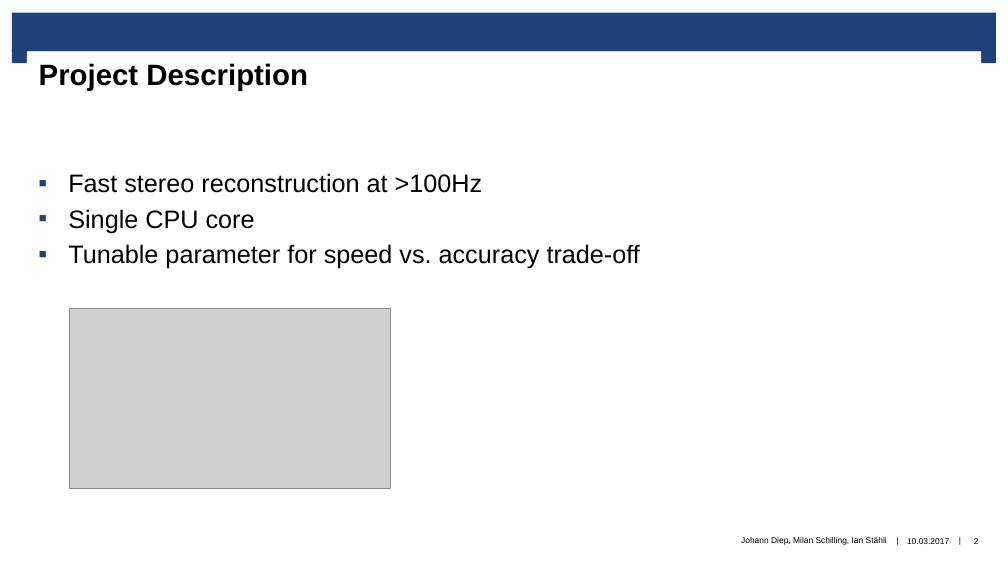
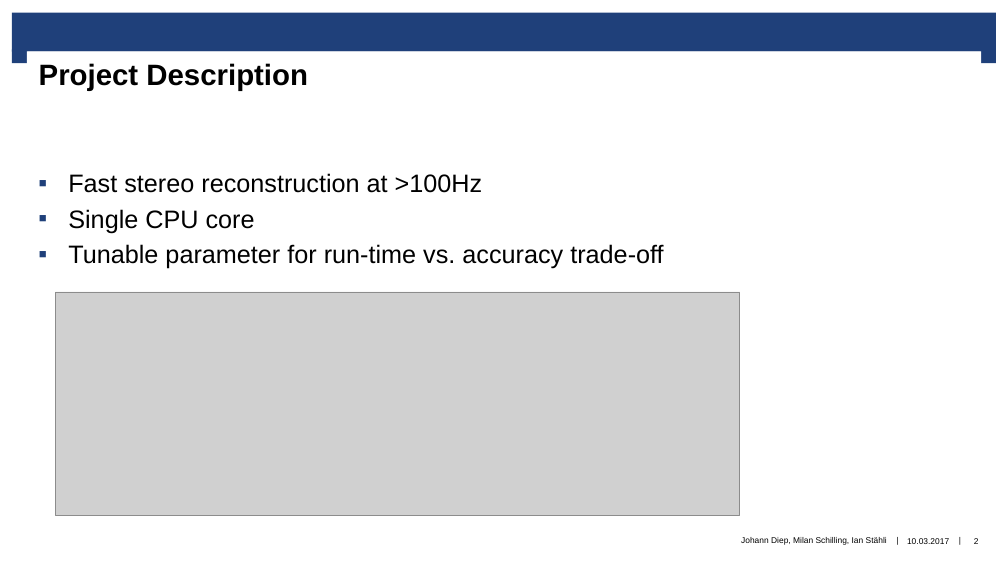
Before and after one commit to MilanSchilling/Hypertun-SR, a slide deck: slide 2 of org/proposal_presentation.pptx. Drawn at 1008x567 pixels with LibreOffice and Linux fonts; fonts in the diff are those of the drawing; grey boxes stand for pictures; background and template pictures are left out. Boxes give left, top, right and bottom in pixels: in the first picture for what was removed or moved away, otherwise in the second. Text is boxed around its words. In the diff, an @@ line names an element or a change of style, - is before the commit and + after.

Commit message:
Updated presentation

```diff
--- a/org/proposal_presentation.pptx
+++ b/org/proposal_presentation.pptx
@@ text at <box>68,244,663,269</box>: text changed @@
-▪ Tunable parameter for speed vs. accuracy trade-off
+▪ Tunable parameter for run-time vs. accuracy trade-off
@@ picture added at <box>55,292,740,516</box> @@
@@ picture removed at <box>69,309,390,488</box> @@
```
Also in this commit, not shown: 2 other slides changed.
